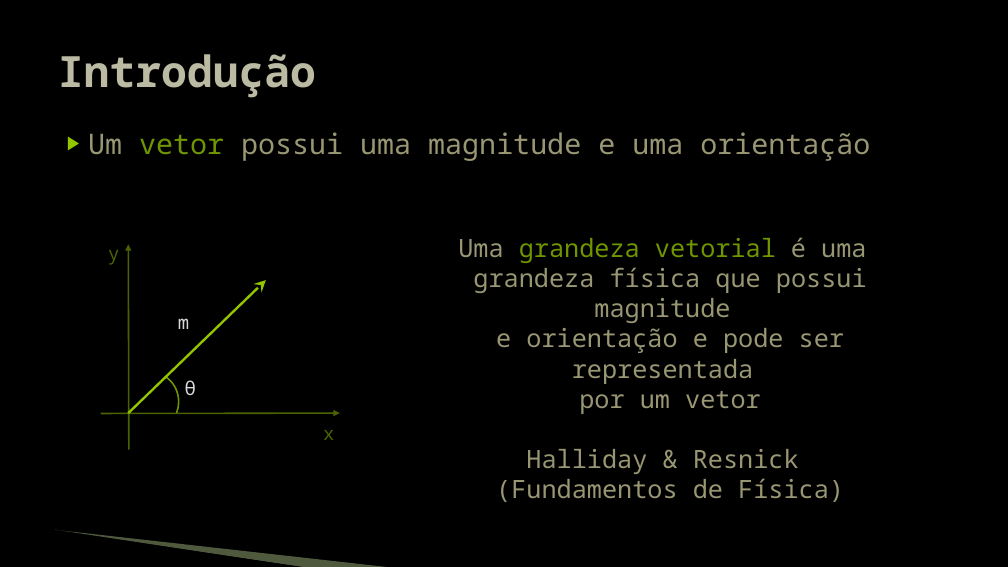
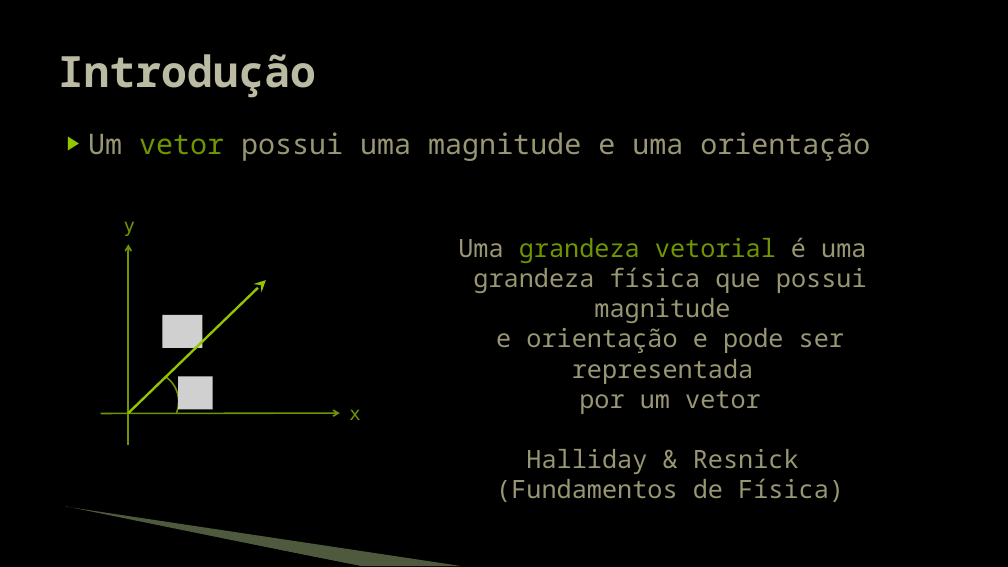
Before and after one commit to JudsonSS/Jogos, a slide deck: slide 2 of Slides/22. Física Vetorial.pptx. Drawn at 1008x567 pixels with LibreOffice and Linux fonts; fonts in the diff are those of the drawing; grey boxes stand for pictures; background and template pictures are left out. Boxes give left, top, right and bottom in pixels: in the first picture for what was removed or moved away, otherwise in the second. Text is boxed around its words. In the diff, an @@ line names an element or a change of style, - is before the commit and + after.

```diff
--- a/Slides/22. Física Vetorial.pptx
+++ b/Slides/22. Física Vetorial.pptx
@@ text "y": place and size @@
-text "y" at [108,250,119,265]
+text "y" at [124,221,135,236]
@@ text "y" at [124,221,135,236]: font Noto Sans Mono to DejaVu Sans Mono, text colour #4A6300 to #6F9400 @@
@@ arrow moved from (129, 450) - (129, 244) to (129, 445) - (129, 244) @@
@@ arrow (129, 445) - (129, 244): stroke #4A6300 1.5 pt to #6F9400 1.5 pt; arrowheads changed @@
@@ picture added at [163,315,203,349] @@
@@ text removed at [178,318,189,329] @@
-m
@@ picture added at [178,377,213,410] @@
@@ text removed at [185,380,196,395] @@
-θ
@@ arrow (101, 414) - (340, 413): stroke #4A6300 1.5 pt to #6F9400 1.5 pt; arrowheads changed @@
@@ text "x" at [349,409,360,420]: font Noto Sans Mono to DejaVu Sans Mono, text colour #4A6300 to #6F9400 @@
@@ text "x": place and size @@
-text "x" at [323,430,334,440]
+text "x" at [349,409,360,420]
@@ freeform shape: place and size @@
-freeform shape at [54,531,306,567]
+freeform shape at [64,508,360,566]
@@ freeform shape: place and size @@
-freeform shape at [55,530,393,567]
+freeform shape at [66,507,463,566]
```
Also in this commit, not shown: 7 other slides changed.
